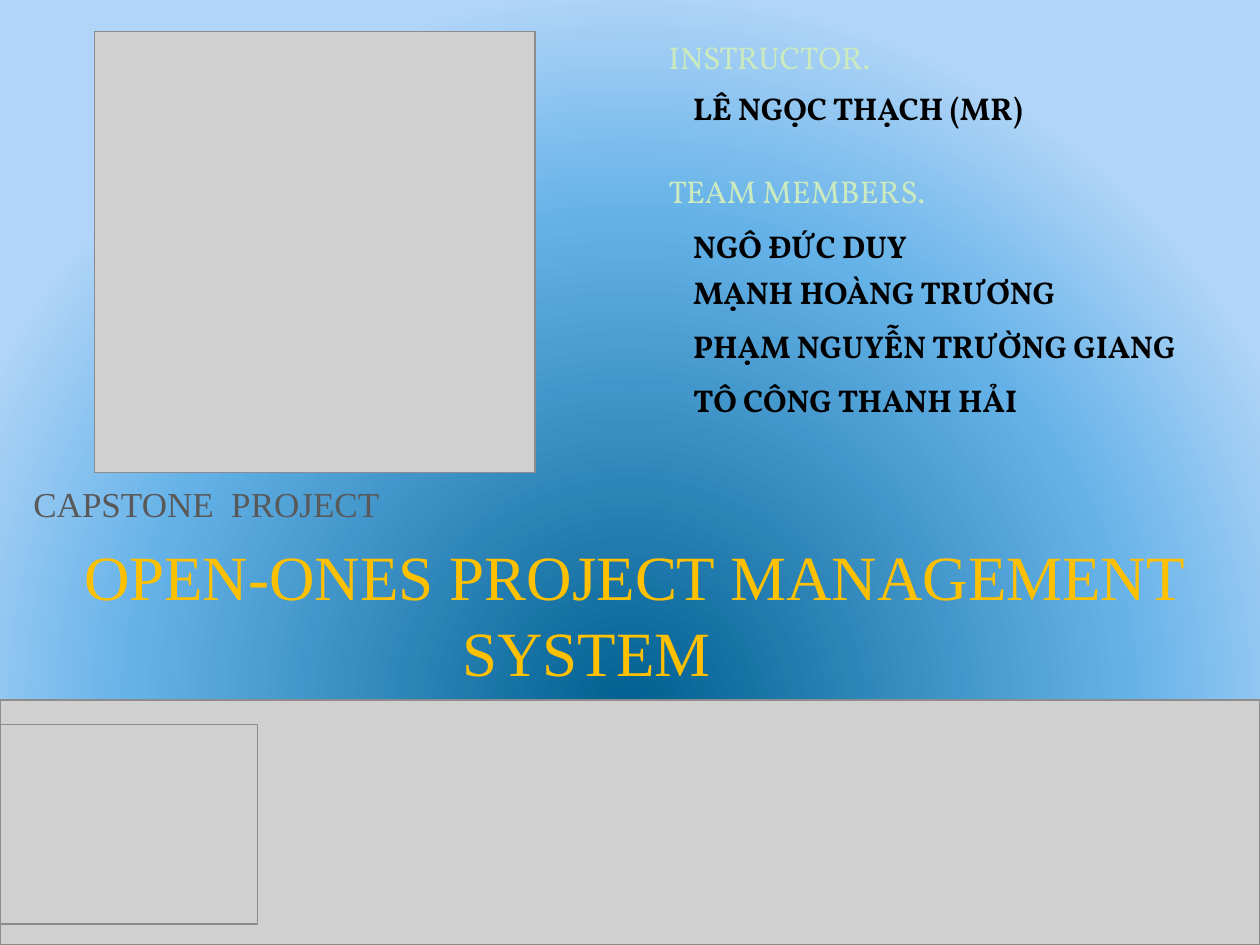
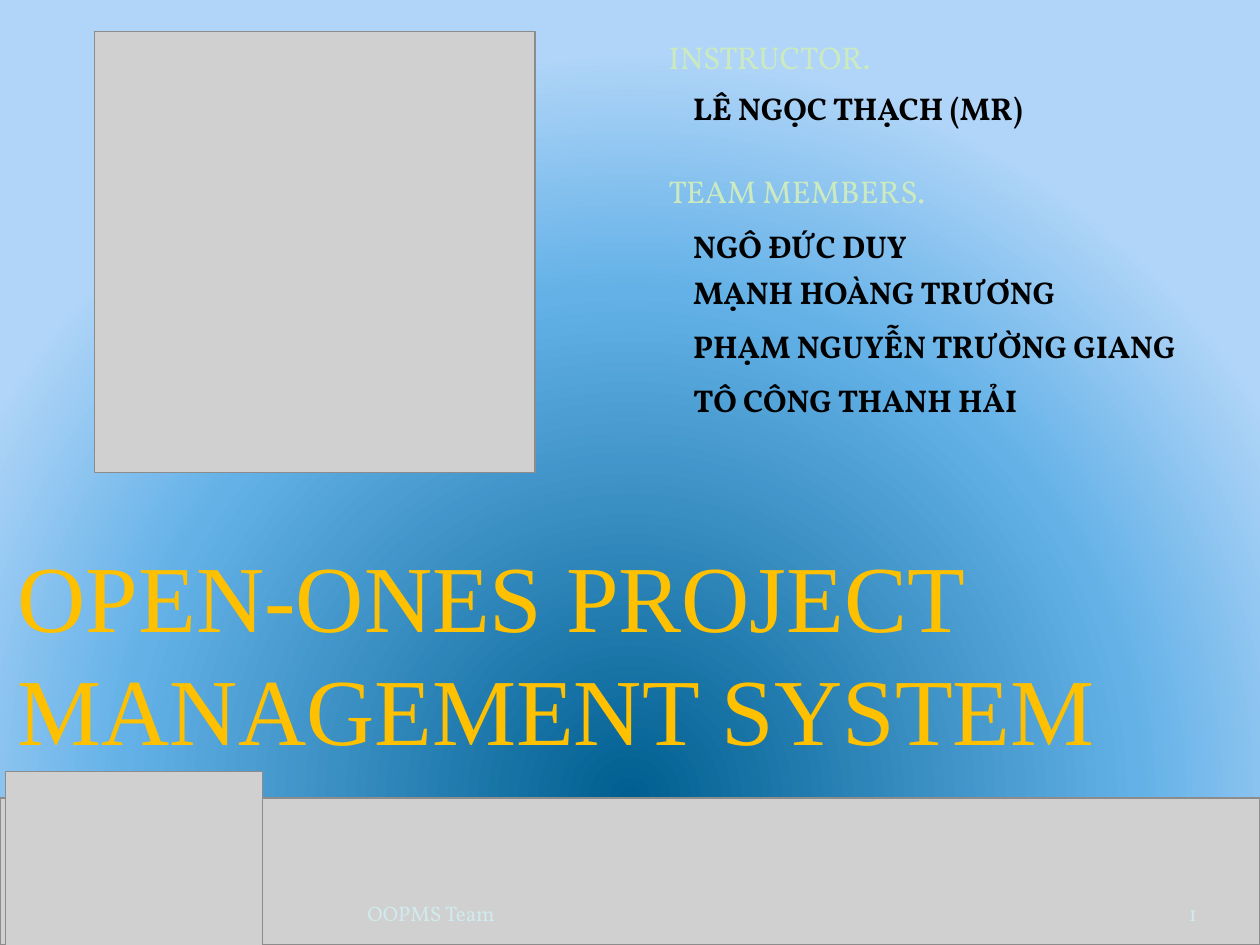
Before and after one commit to gofpattern/oopms, a slide deck: slide 1 of Document/Report/Presentation/OOPMS_Presentation_v1.0.pptx. Drawn at 1260x945 pixels with LibreOffice and Linux fonts; fonts in the diff are those of the drawing; grey boxes stand for pictures. Boxes give left, top, right and bottom in pixels: in the first picture for what was removed or moved away, otherwise in the second. Text is boxed around its words. In the diff, an @@ line names an element or a change of style, - is before the commit and + after.

```diff
--- a/Document/Report/Presentation/OOPMS_Presentation_v1.0.pptx
+++ b/Document/Report/Presentation/OOPMS_Presentation_v1.0.pptx
@@ rectangle: place and size @@
-rectangle at [0,0,1260,714]
+rectangle at [0,0,1260,798]
@@ text removed at [33,494,379,518] @@
-CAPSTONE PROJECT
@@ text "OPEN-ONES PROJECT MANAGEMENT SYSTEM": place and size @@
-text "OPEN-ONES PROJECT MANAGEMENT SYSTEM" at [84,551,1185,677]
+text "OPEN-ONES PROJECT MANAGEMENT SYSTEM" at [18,558,1095,763]
@@ text "OPEN-ONES PROJECT MANAGEMENT SYSTEM" at [18,558,1095,763]: size 36 to 54 pt @@
@@ picture: place and size @@
-picture at [0,724,257,924]
+picture at [5,771,262,945]
@@ picture: place and size @@
-picture at [0,701,1260,945]
+picture at [0,798,1260,945]
```
Also in this commit, not shown: 30 other slides changed, 6 slides added, 1 other file.
